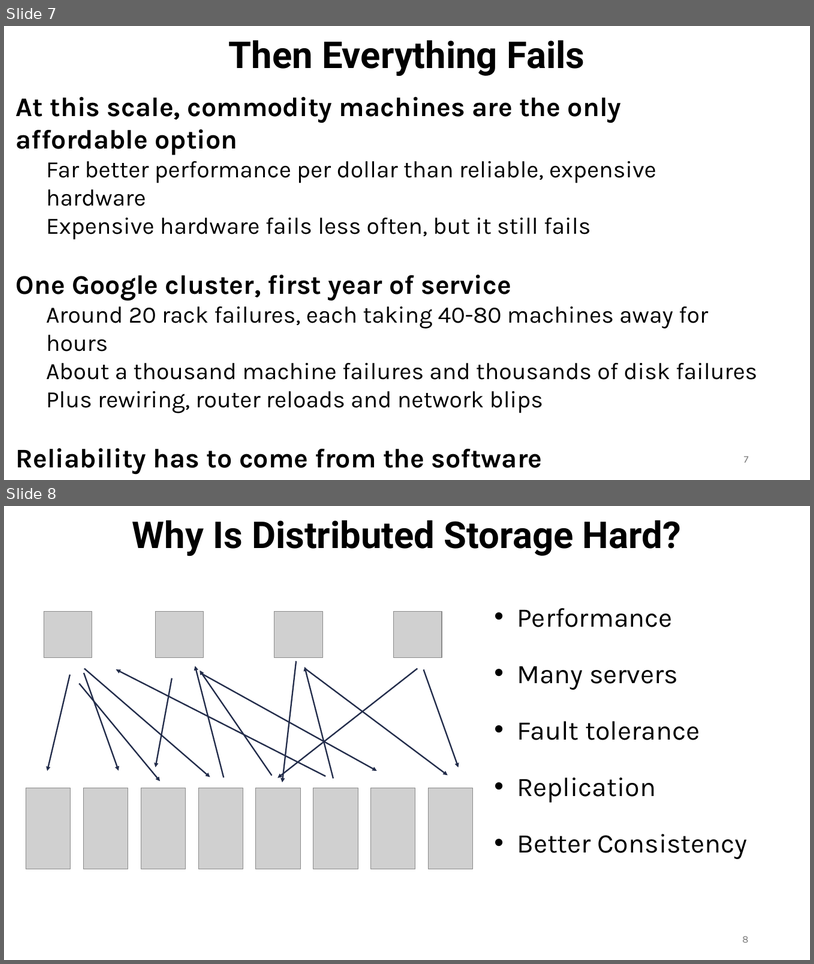
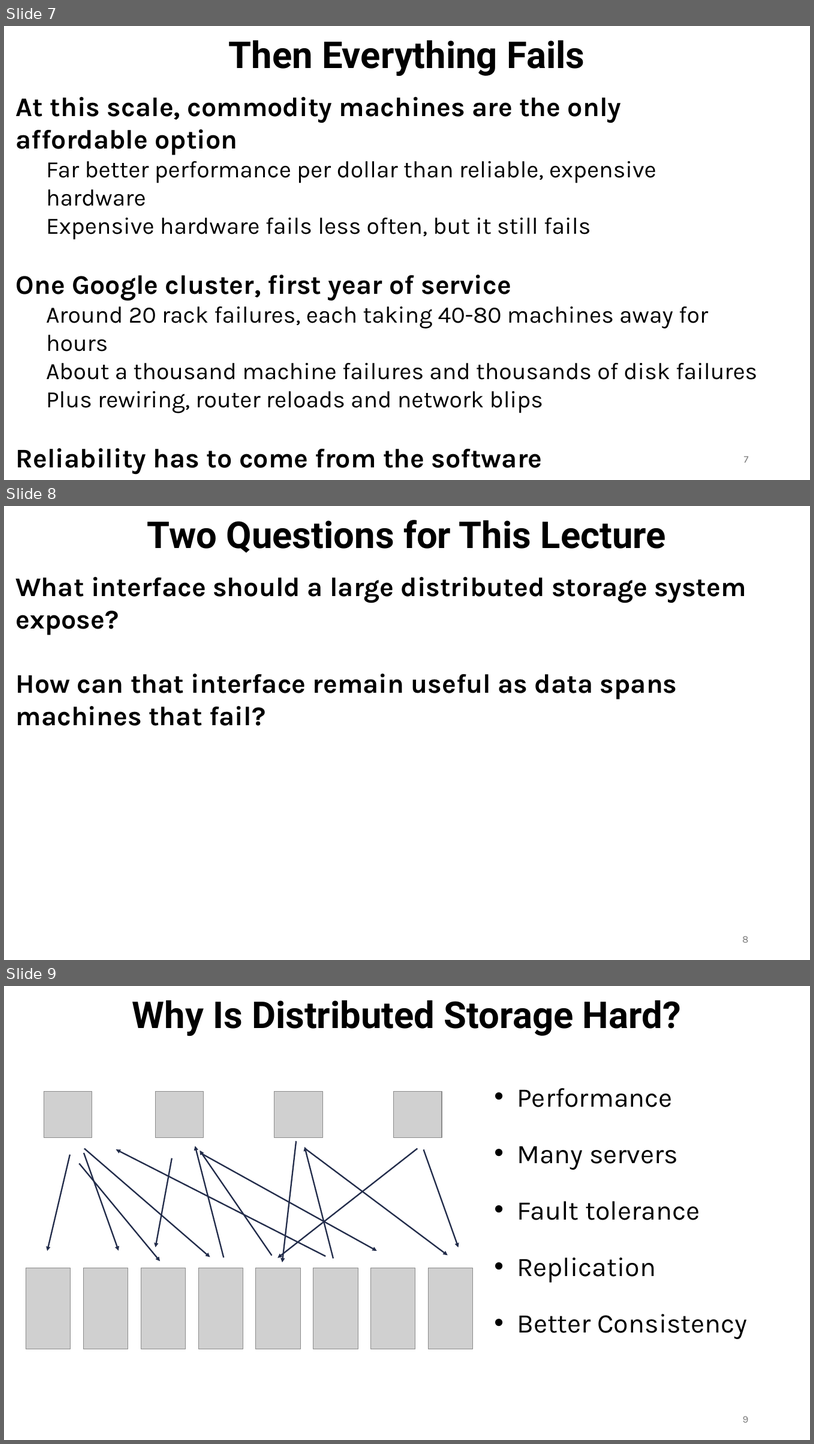
Before and after one commit to ec528/ec528.github.io, a slide deck: slides/fall26/4-gfs.pptx. Shown one above the other, each under a label of ours: slides 7 and 8 before the commit, slides 7, 8 and 9 after it. The pictures are 814x964 and 814x1444 pixels, drawn with LibreOffice and Linux fonts; fonts in the diff are those of the drawing; grey boxes stand for pictures. Boxes give left, top, right and bottom in pixels: in the first picture for what was removed or moved away, otherwise in the second. Text is boxed around its words. In the diff, an @@ line names an element or a change of style, - is before the commit and + after.

```diff
--- a/slides/fall26/4-gfs.pptx
+++ b/slides/fall26/4-gfs.pptx
@@ slide 8 added at (4, 506, 810, 960), background #FFFFFF @@
@@ title added at (147, 520, 666, 553), 44 pt, text #000000, bold @@
+Two Questions for This Lecture
@@ text added at (16, 577, 747, 726), 32 pt, text #000000, bold @@
+What interface should a large distributed storage system expose?
+How can that interface remain useful as data spans machines that fail?
@@ page number added at (743, 936, 749, 942), 12 pt, text #797979 @@
+8
@@ what was slide 8 is now slide 9 @@
```
Also in this commit, not shown: 2 slides changed, 1 other slide added, 1 slide removed.
